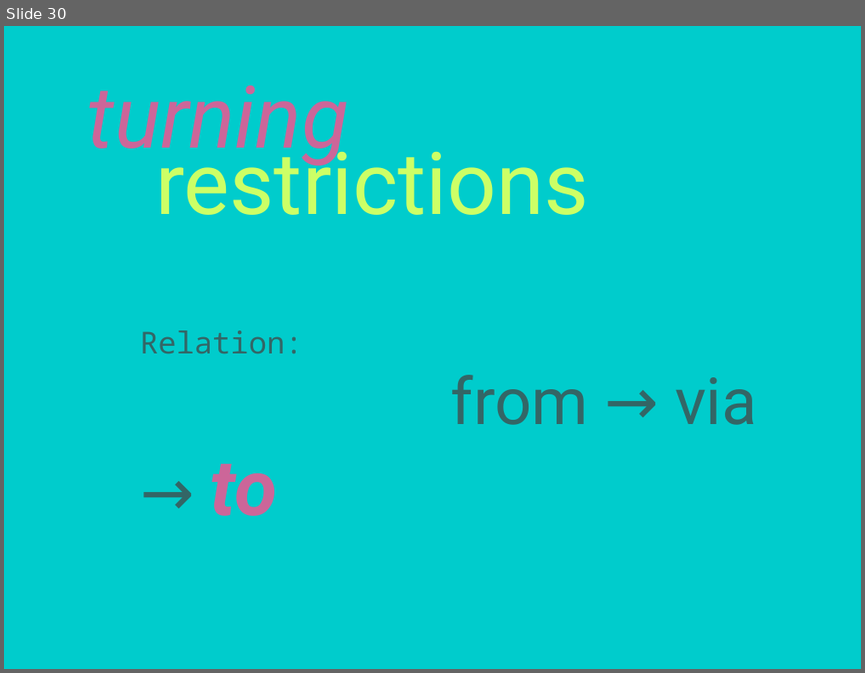
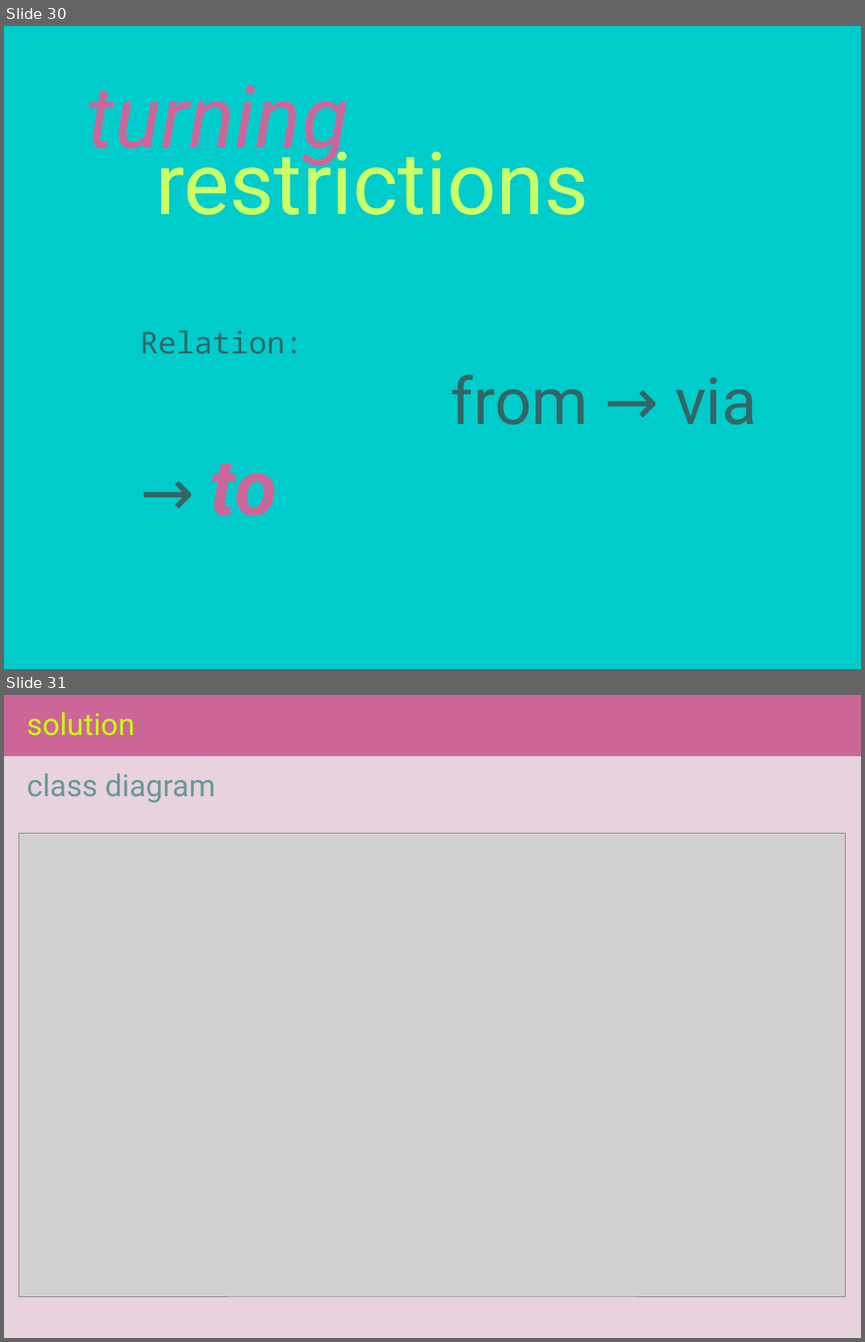
Before and after one commit to jobe0900/exjobb, a slide deck: doc/presentation/presentation_reduced.odp. Shown one above the other, each under a label of ours: slide 30 before the commit, slides 30 and 31 after it. The pictures are 865x673 and 865x1342 pixels, drawn with LibreOffice and Linux fonts; fonts in the diff are those of the drawing; grey boxes stand for pictures. Boxes give left, top, right and bottom in pixels: in the first picture for what was removed or moved away, otherwise in the second. Text is boxed around its words. In the diff, an @@ line names an element or a change of style, - is before the commit and + after.

```diff
--- a/doc/presentation/presentation_reduced.odp
+++ b/doc/presentation/presentation_reduced.odp
@@ slide 31 added at <box>4,695,861,1338</box>, background #CC6699 @@
@@ text added at <box>27,712,135,736</box>, 28 pt, text #CCFF00 @@
+solution
@@ rectangle added at <box>4,756,861,1338</box>, fill #EEEEEE at 80% opacity @@
@@ text added at <box>27,773,216,803</box>, 28 pt, text #669999 @@
+class diagram
@@ picture added at <box>19,834,846,1296</box> @@
```
Also in this commit, not shown: 13 other files.
